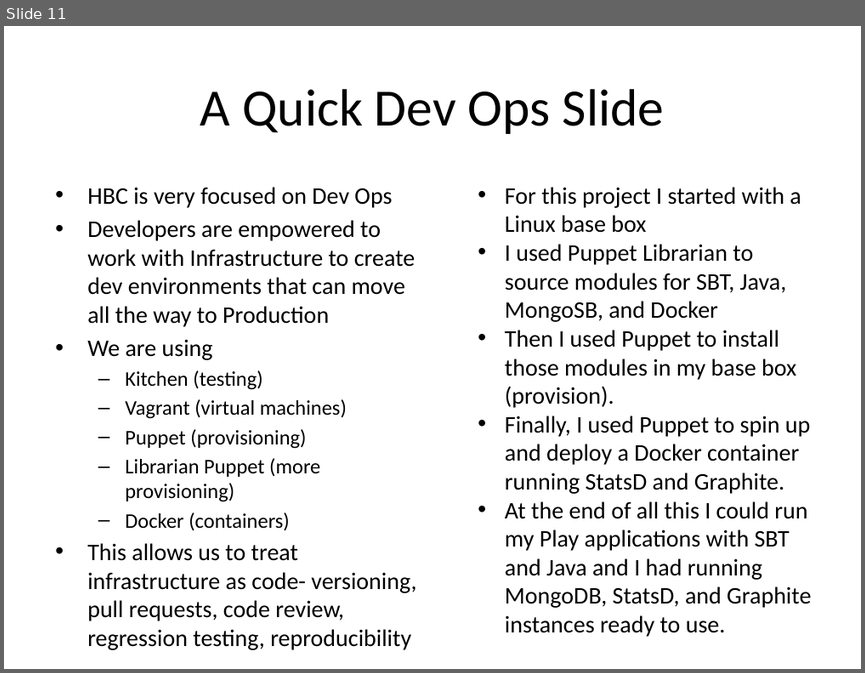
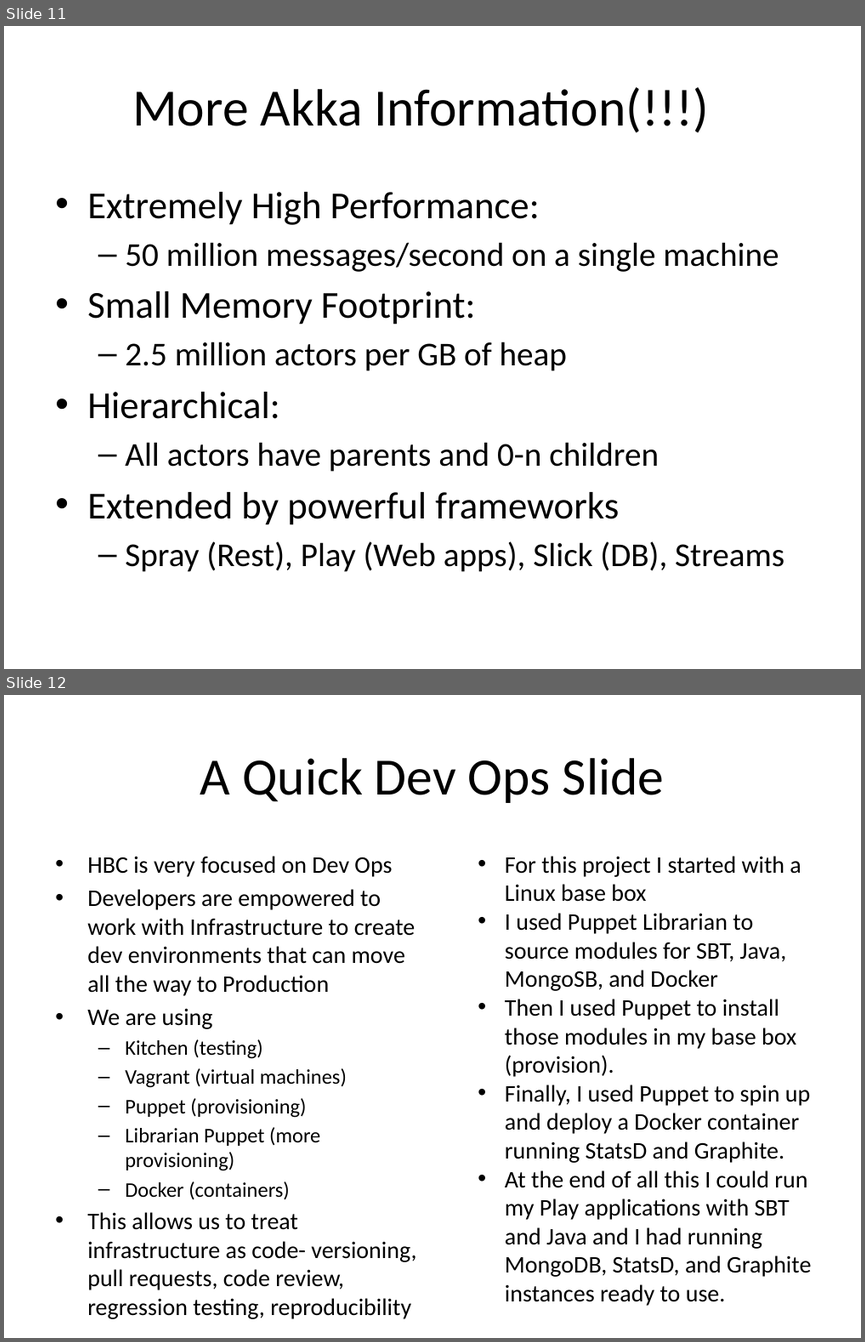
Before and after one commit to dspeele/react-vs-shared-state-inventory, a slide deck: React Vs Shared State Deck.pptx. Shown one above the other, each under a label of ours: slide 11 before the commit, slides 11 and 12 after it. The pictures are 865x673 and 865x1342 pixels, drawn with LibreOffice and Linux fonts; fonts in the diff are those of the drawing. Boxes give left, top, right and bottom in pixels: in the first picture for what was removed or moved away, otherwise in the second. Text is boxed around its words. In the diff, an @@ line names an element or a change of style, - is before the commit and + after.

Commit message:
Added Akka slide

```diff
--- a/React Vs Shared State Deck.pptx
+++ b/React Vs Shared State Deck.pptx
@@ slide 11 added at <box>4,26,861,669</box>, background #FFFFFF @@
@@ title added at <box>132,87,709,133</box>, 44 pt, text #000000 @@
+More Akka Information(!!!)
@@ text added at <box>87,192,784,572</box>, 28 pt, text #000000 @@
+• Extremely High Performance:
+  – 50 million messages/second on a single machine
+• Small Memory Footprint:
+  – 2.5 million actors per GB of heap
+• Hierarchical:
+  – All actors have parents and 0-n children
+• Extended by powerful frameworks
+  – Spray (Rest), Play (Web apps), Slick (DB), Streams
@@ what was slide 11 is now slide 12 @@
```
